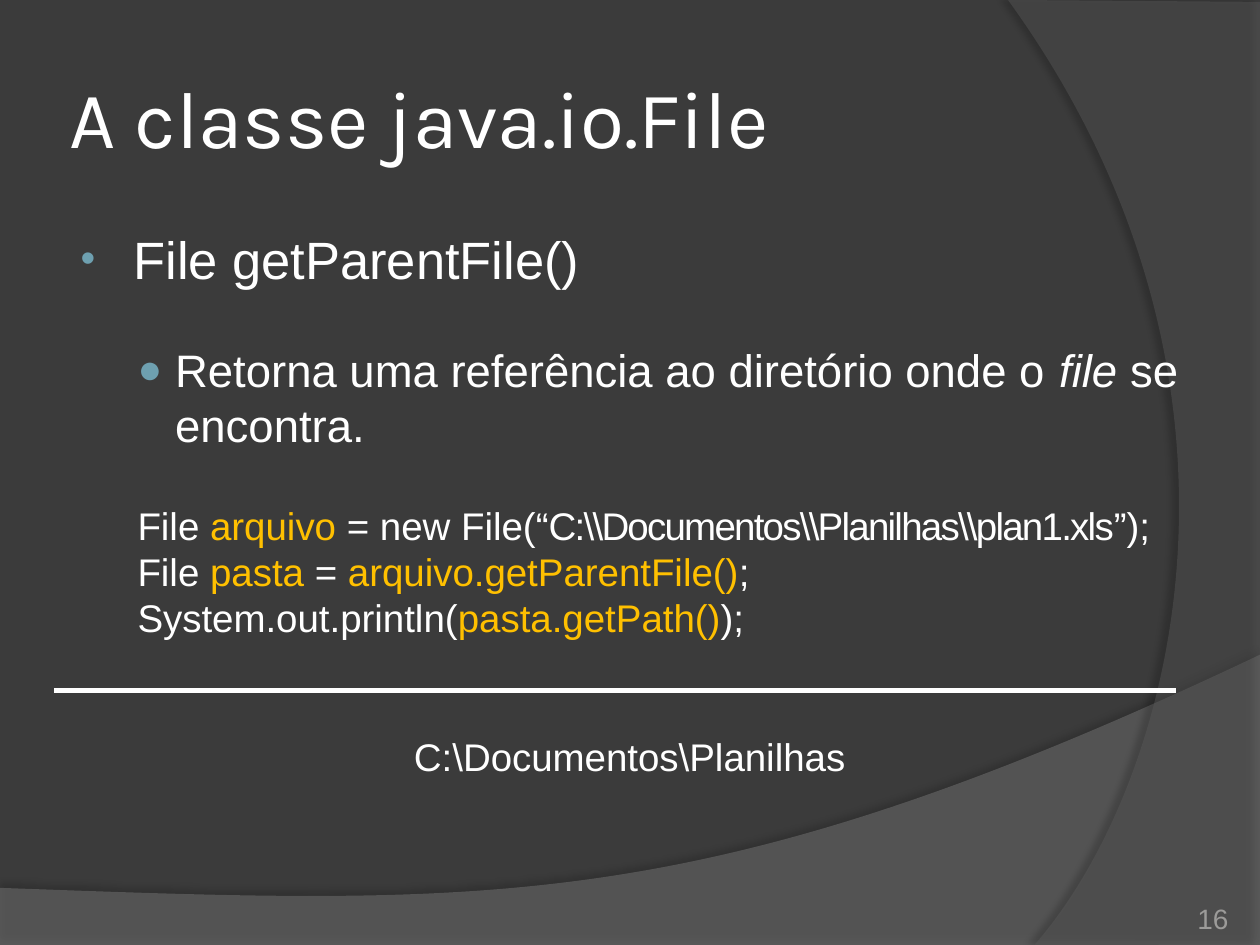
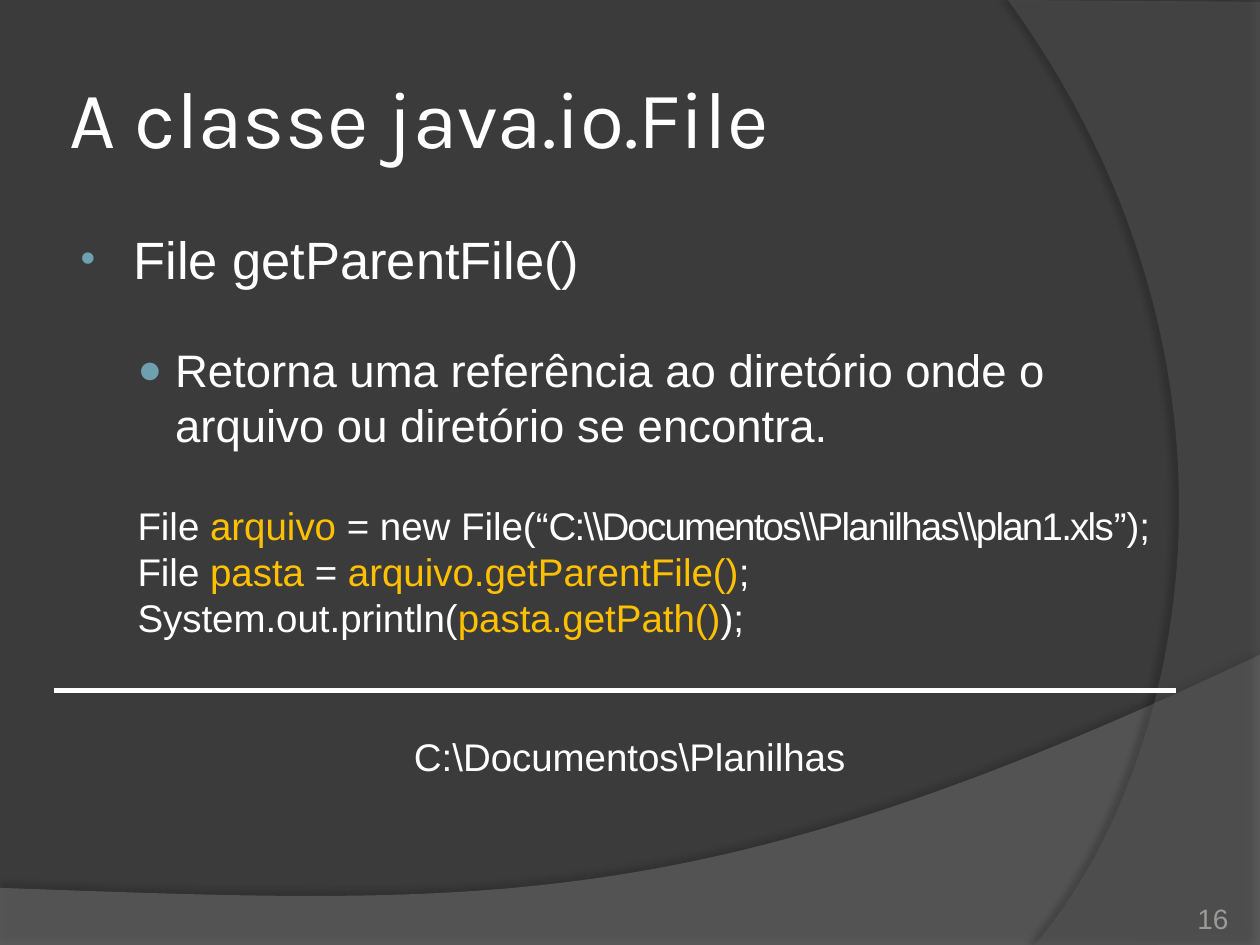
Before and after one commit to duchesqui/slzvieira-training, a slide deck: slide 16 of 2-Java-Programmer-Modulo-II/16.Capitulo10.pptx. Drawn at 1260x945 pixels with LibreOffice and Linux fonts; fonts in the diff are those of the drawing. Boxes give left, top, right and bottom in pixels: in the first picture for what was removed or moved away, otherwise in the second. Text is boxed around its words. In the diff, an @@ line names an element or a change of style, - is before the commit and + after.

Commit message:
Exercício sobre a classe java.io.File

```diff
--- a/2-Java-Programmer-Modulo-II/16.Capitulo10.pptx
+++ b/2-Java-Programmer-Modulo-II/16.Capitulo10.pptx
@@ text at <box>175,353,1044,451</box>: text changed @@
-  ● Retorna uma referência ao diretório onde o file se encontra.
+  ● Retorna uma referência ao diretório onde o arquivo ou diretório se encontra.
```
Also in this commit, not shown: 13 other slides changed, 9 slides added, 1 slide removed, 8 other files.
